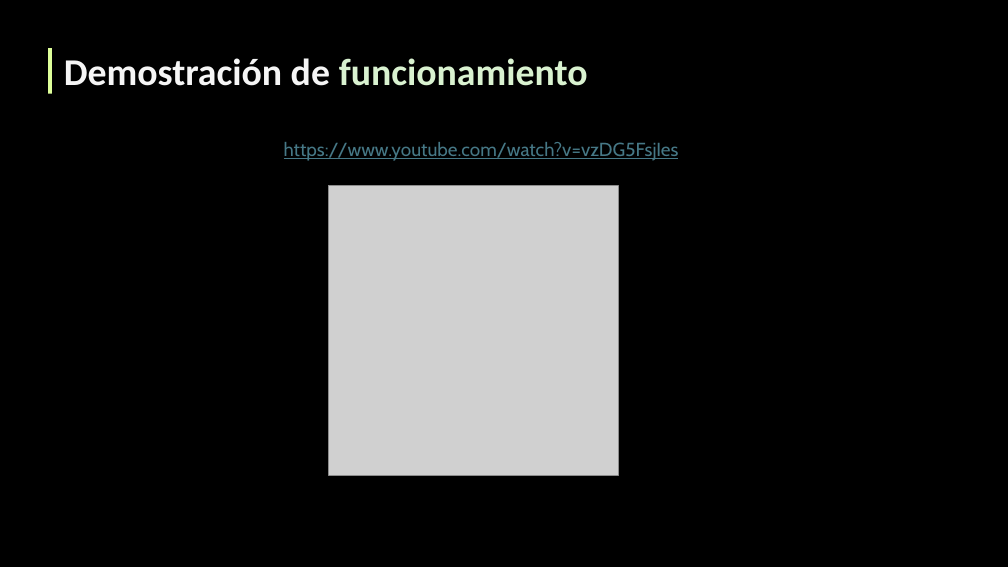
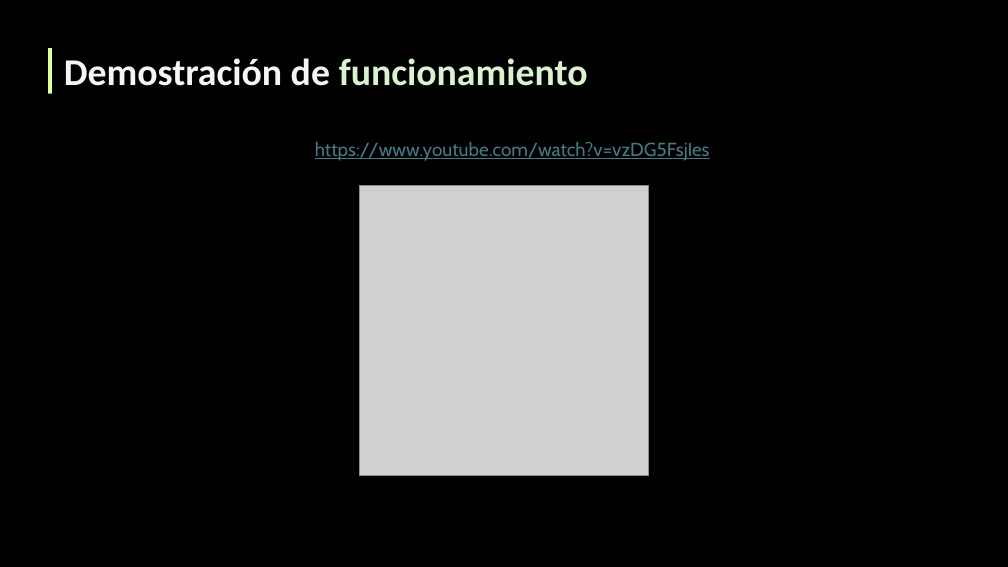
Before and after one commit to cristobal90palma/fog_project_2ASIR_2025-26, a slide deck: slide 11 of Documentación/Presentación.pptx (slide 13 before the commit). Drawn at 1008x567 pixels with LibreOffice and Linux fonts; fonts in the diff are those of the drawing; grey boxes stand for pictures. Boxes give left, top, right and bottom in pixels: in the first picture for what was removed or moved away, otherwise in the second. Text is boxed around its words. In the diff, an @@ line names an element or a change of style, - is before the commit and + after.

```diff
--- a/Documentación/Presentación.pptx
+++ b/Documentación/Presentación.pptx
@@ text "https://www.youtube.com/watch?v=vzDG5FsjIes": place and size @@
-text "https://www.youtube.com/watch?v=vzDG5FsjIes" at (284,142,679,161)
+text "https://www.youtube.com/watch?v=vzDG5FsjIes" at (315,142,710,161)
@@ picture: place and size @@
-picture at (329,186,619,476)
+picture at (359,186,649,476)
```
Also in this commit, not shown: 9 other slides changed, 1 slide added, 2 slides removed.
